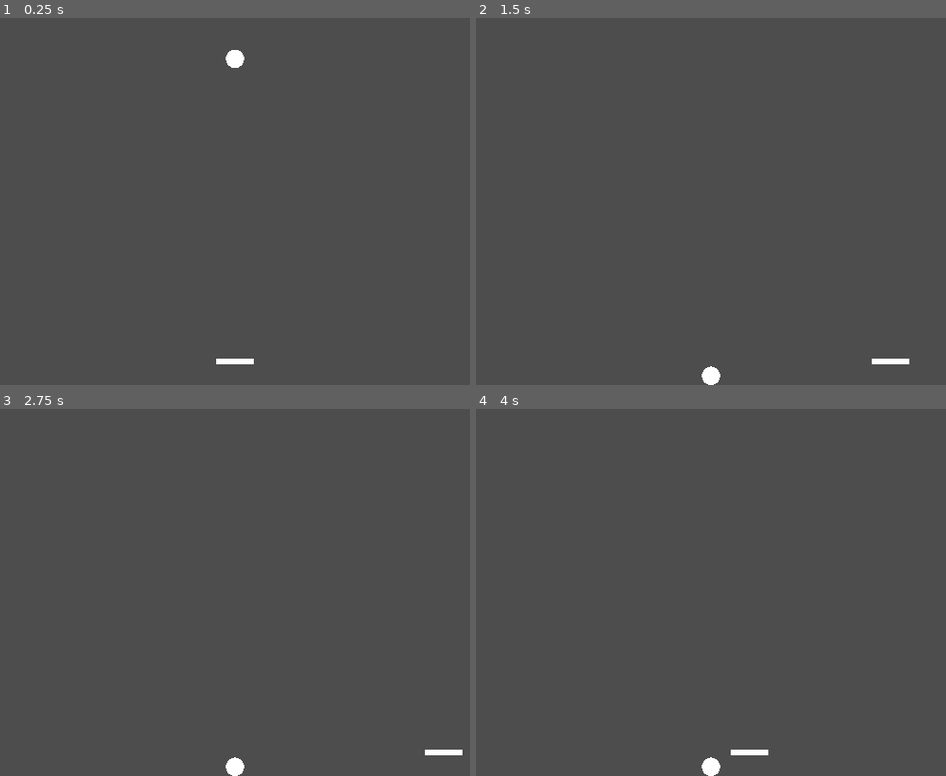
Above: before the commit, frames 1-4 (two rows, left to right).
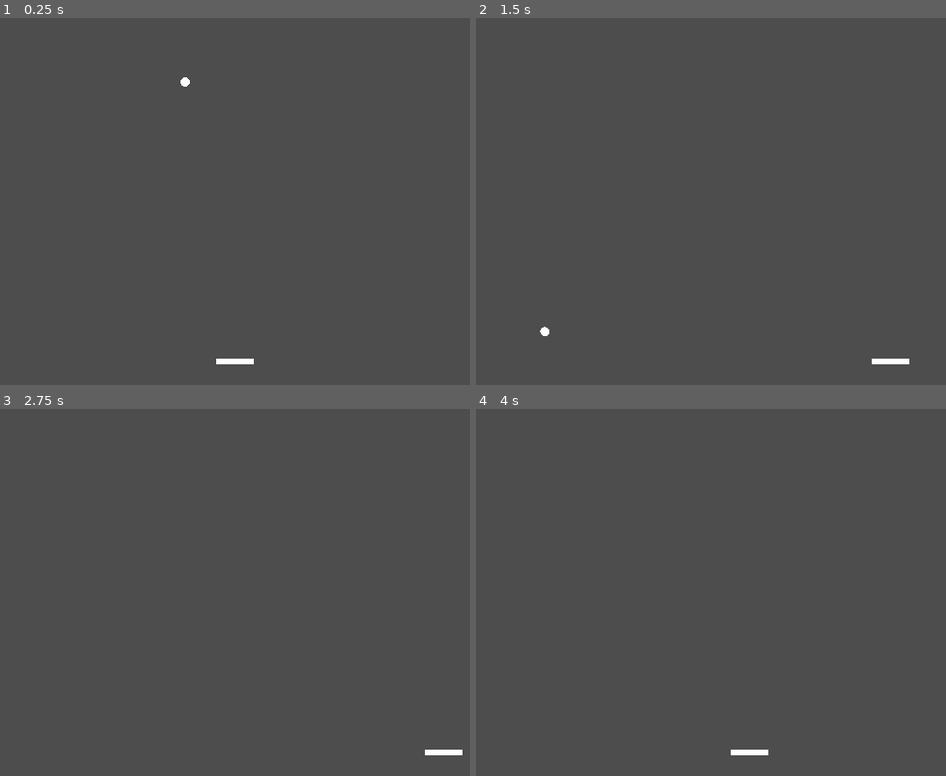
Above: after the commit, the same moments.

Repository: akay4ty7/godot-pong
Game: Godot game, scene res://scene/main.tscn
Same seed, same stepped clock (60 frames per second), same inputs: the game is played once before the commit and once after it. The project has no main scene, so this scene is started directly.
Inputs:
- Up to frame 1 (0.25 s): no input
- Up to frame 2 (1.5 s): hold D (right) 0.53-1.28 s; tap Enter at 1.25 s; hold A (left) from 1.28 s (still down)
- Up to frame 3 (2.75 s): tap Space at 2 s; release A (left) at 2.03 s; hold D (right) from 2.03 s (still down)
- Up to frame 4 (4 s): tap Enter at 2.75 s; tap Space at 3.5 s; release D (right) at 3.53 s; hold A (left) from 3.53 s (still down)

The runs differ from the first frame. In frame 1, 0.2% of the frame differs, in the area x 38-52%, y 8-19%; in frame 2, 0.2%; in frame 3, 0.2%; in frame 4, 0.2%.

Commit message:
Add basic ball movement and physics with vert walls and player

Diff:
--- a/project.godot
+++ b/project.godot
@@ -21,6 +21,13 @@
 window/handheld/orientation=1
 window/vsync/vsync_mode=0
 
+[global_group]
+
+paddles="This is the group of player paddles"
+vertical_wall="Vertical walls have different physical interactions with objects."
+upper_wall="Opponent-side wall."
+lower_wall="Player-side wall"
+
 [input]
 
 left={
--- /dev/null
+++ b/scene/ball.gd
@@ -0,0 +1,43 @@
+extends Area2D
+
+var velocity = Vector2.ZERO  # Define velocity vector as 0
+var initial_velocity = 1.0
+const SPEED = 300.0
+
+# Called when the node enters the scene tree for the first time.
+func _ready() -> void:
+	# Initialise both x and y components
+	velocity = Vector2(1.0, 1.0) # Starting direction
+
+	# Randomise initial direction
+	if randf() > 0.5:
+		velocity.x = -velocity.x
+	if randf() > 0.5:
+		velocity.y = -velocity.y
+
+	# Normalize and apply speed
+	velocity = velocity.normalized() * SPEED
+
+# Called every frame. 'delta' is the elapsed time since the previous frame.
+func _physics_process(delta: float) -> void:
+	# Update position directly
+	position += velocity * delta
+
+func _on_body_entered(body:Node2D) -> void:
+	print("Collision into an object: ", body.name)
+	print("Groups this body belongs to: ", body.get_groups())
+	if body.is_in_group("vertical_wall"):
+		print("vertical_wall")
+		velocity.x = -velocity.x
+	if body.is_in_group("upper_wall"):
+		print("upper_wall")
+		# TODO: Create point system in relation to this for player.
+
+	if body.is_in_group("lower_wall"):
+		print("lower_wall")
+		# TODO: Create point system in relation to this for enemy.
+	if body.is_in_group("paddles"):
+		print("paddles")
+		# TODO: Create more dynamic responses.
+		velocity.y = -velocity.y
+		velocity.x = -velocity.x
--- a/scene/ball.tscn
+++ b/scene/ball.tscn
@@ -1,18 +1,21 @@
-[gd_scene load_steps=3 format=3 uid="uid://uyu8ba2jawvu"]
+[gd_scene load_steps=4 format=3 uid="uid://uyu8ba2jawvu"]
+
+[ext_resource type="Script" path="res://scene/ball.gd" id="1_u7sfe"]
 
 [sub_resource type="CircleShape2D" id="CircleShape2D_0p8o4"]
 
 [sub_resource type="CanvasTexture" id="CanvasTexture_nhuh5"]
 
-[node name="Ball" type="Node2D"]
-scale = Vector2(0.75, 0.75)
+[node name="Ball" type="Area2D"]
+script = ExtResource("1_u7sfe")
 
-[node name="RigidBody2D" type="RigidBody2D" parent="."]
-mass = 0.1
-
-[node name="CollisionShape2D" type="CollisionShape2D" parent="RigidBody2D"]
+[node name="CollisionShape2D" type="CollisionShape2D" parent="."]
+scale = Vector2(0.5, 0.5)
 shape = SubResource("CircleShape2D_0p8o4")
 
-[node name="Polygon2D" type="Polygon2D" parent="RigidBody2D"]
+[node name="Polygon2D" type="Polygon2D" parent="."]
+scale = Vector2(0.5, 0.5)
 texture = SubResource("CanvasTexture_nhuh5")
 polygon = PackedVector2Array(0, 10, 4, 9, 7, 7, 9, 4, 10, 0, 9, -4, 7, -7, 4, -9, 0, -10, -4, -9, -7, -7, -9, -4, -10, 0, -9, 4, -7, 7, -4, 9)
+
+[connection signal="body_entered" from="." to="." method="_on_body_entered"]
--- a/scene/main.tscn
+++ b/scene/main.tscn
@@ -9,35 +9,33 @@
 
 [node name="CameraViewport" type="Camera2D" parent="."]
 
-[node name="GameLevel" type="Node2D" parent="."]
-
-[node name="Player" parent="GameLevel" instance=ExtResource("1_1a3qo")]
+[node name="Player" parent="." instance=ExtResource("1_1a3qo")]
 position = Vector2(0, 350)
 
 [node name="Walls" type="Node2D" parent="."]
 
-[node name="RightWall" type="StaticBody2D" parent="Walls"]
+[node name="RightWall" type="StaticBody2D" parent="Walls" groups=["vertical_wall"]]
 position = Vector2(260, 0)
 scale = Vector2(1, 37.5)
 
 [node name="CollisionShape2D" type="CollisionShape2D" parent="Walls/RightWall"]
 shape = SubResource("RectangleShape2D_aawrx")
 
-[node name="LeftWall" type="StaticBody2D" parent="Walls"]
+[node name="LeftWall" type="StaticBody2D" parent="Walls" groups=["vertical_wall"]]
 position = Vector2(-260, 0)
 scale = Vector2(1, 37.5)
 
 [node name="CollisionShape2D" type="CollisionShape2D" parent="Walls/LeftWall"]
 shape = SubResource("RectangleShape2D_aawrx")
 
-[node name="TopWall" type="StaticBody2D" parent="Walls"]
+[node name="TopWall" type="StaticBody2D" parent="Walls" groups=["upper_wall"]]
 position = Vector2(0, -385)
 scale = Vector2(27, 1)
 
 [node name="CollisionShape2D" type="CollisionShape2D" parent="Walls/TopWall"]
 shape = SubResource("RectangleShape2D_aawrx")
 
-[node name="BottomWall" type="StaticBody2D" parent="Walls"]
+[node name="BottomWall" type="StaticBody2D" parent="Walls" groups=["lower_wall"]]
 position = Vector2(0, 385)
 scale = Vector2(27, 1)
 
--- a/scene/player.tscn
+++ b/scene/player.tscn
@@ -1,14 +1,14 @@
 [gd_scene load_steps=4 format=3 uid="uid://3cixwuw1hbxn"]
 
-[ext_resource type="Script" path="res://player.gd" id="1_yy7aq"]
+[ext_resource type="Script" path="res://scene/player.gd" id="1_mm24v"]
 
 [sub_resource type="RectangleShape2D" id="RectangleShape2D_gpyqn"]
 size = Vector2(40, 6)
 
 [sub_resource type="CanvasTexture" id="CanvasTexture_mnmac"]
 
-[node name="Player" type="CharacterBody2D"]
-script = ExtResource("1_yy7aq")
+[node name="Player" type="CharacterBody2D" groups=["paddles"]]
+script = ExtResource("1_mm24v")
 
 [node name="CollisionShape2D" type="CollisionShape2D" parent="."]
 shape = SubResource("RectangleShape2D_gpyqn")
Renamed: player.gd -> scene/player.gd
